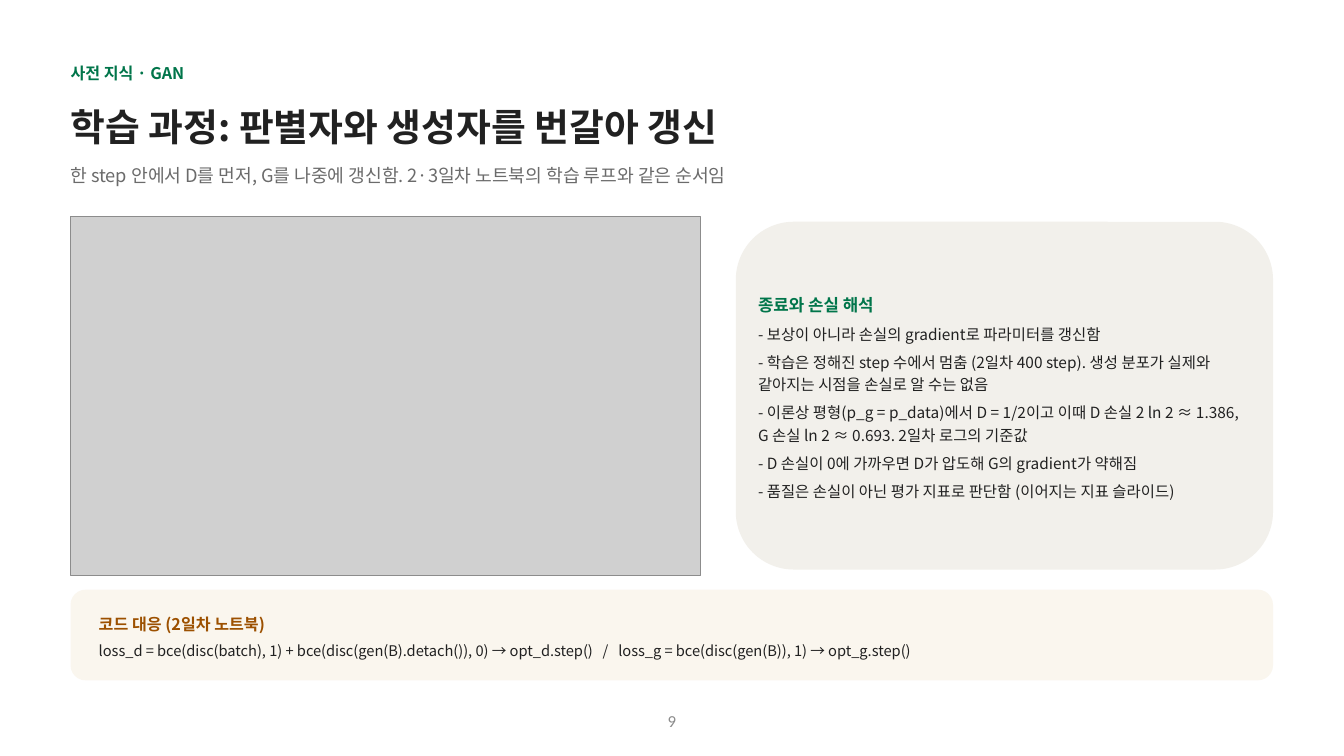
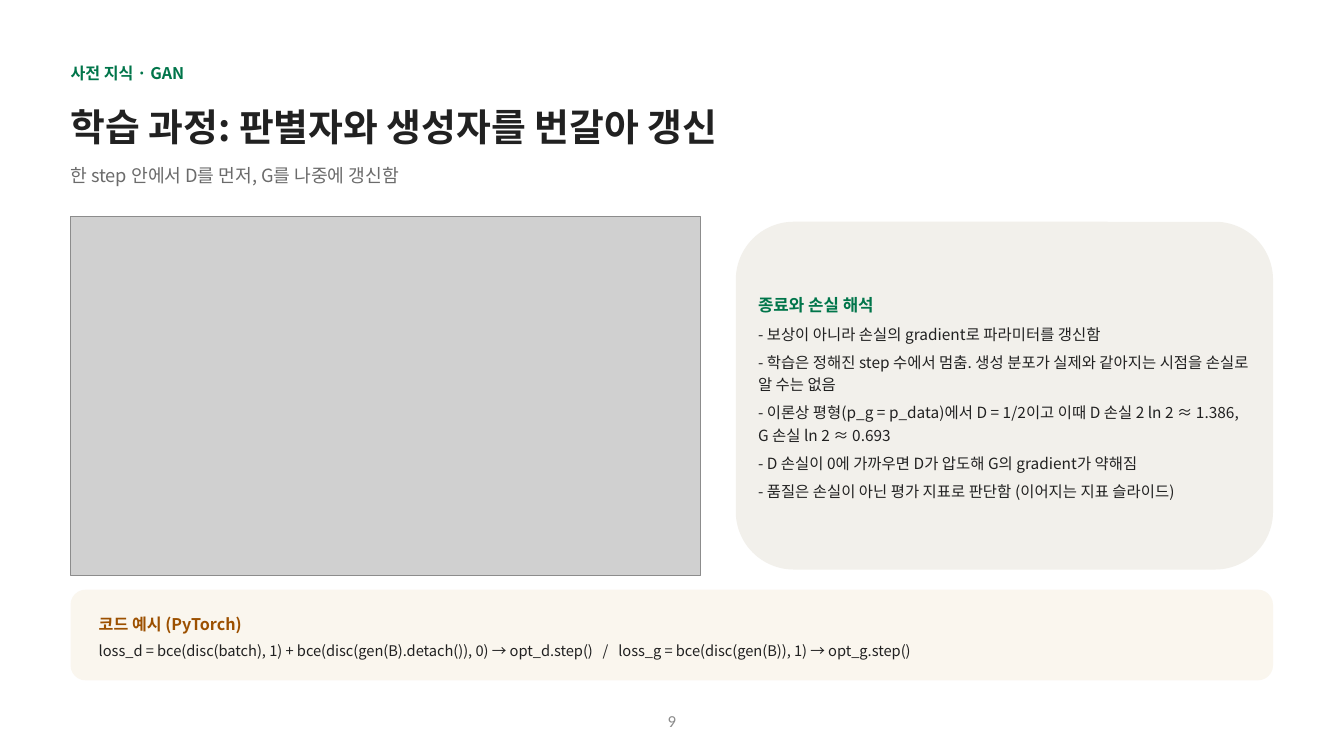
Before and after one commit to hyunhp/skin_disease_qml, a slide deck: slide 9 of practice/day1_slides/day1_theory_slides.pptx. Drawn at 1344x756 pixels with LibreOffice and Linux fonts; fonts in the diff are those of the drawing; grey boxes stand for pictures. Boxes give left, top, right and bottom in pixels: in the first picture for what was removed or moved away, otherwise in the second. Text is boxed around its words. In the diff, an @@ line names an element or a change of style, - is before the commit and + after.

```diff
--- a/practice/day1_slides/day1_theory_slides.pptx
+++ b/practice/day1_slides/day1_theory_slides.pptx
@@ text at [71, 167, 399, 186]: text changed @@
-한 step 안에서 D를 먼저, G를 나중에 갱신함. 2·3일차 노트북의 학습 루프와 같은 순서임
+한 step 안에서 D를 먼저, G를 나중에 갱신함
@@ text at [758, 355, 1249, 442]: text changed @@
-- 학습은 정해진 step 수에서 멈춤 (2일차 400 step). 생성 분포가 실제와 같아지는 시점을 손실로 알 수는 없음
-- 이론상 평형(p_g = p_data)에서 D = 1/2이고 이때 D 손실 2 ln 2 ≈ 1.386, G 손실 ln 2 ≈ 0.693. 2일차 로그의 기준값
+- 학습은 정해진 step 수에서 멈춤. 생성 분포가 실제와 같아지는 시점을 손실로 알 수는 없음
+- 이론상 평형(p_g = p_data)에서 D = 1/2이고 이때 D 손실 2 ln 2 ≈ 1.386, G 손실 ln 2 ≈ 0.693
@@ text at [99, 616, 241, 634]: text changed @@
-코드 대응 (2일차 노트북)
+코드 예시 (PyTorch)
```
Also in this commit, not shown: 10 other slides changed, 1 slide removed, 10 other files.
